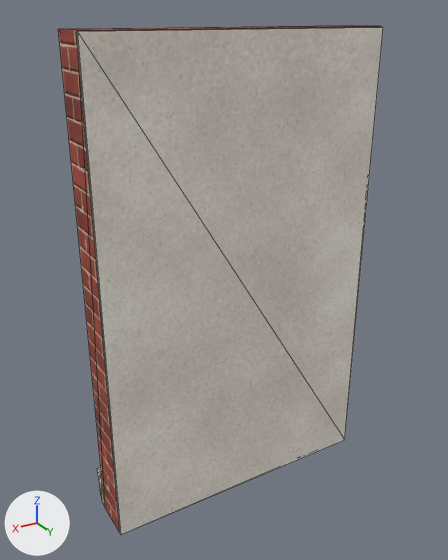
What one commit did to the glTF model kits/fabrica/pieces/o_u1_plain.glb.
One viewpoint serves both versions: a 50 mm lens placed at (2.05, 3.43, 3.03), pointed at (0.06, 0.1, 1.36). The lights are fixed; the arrows at lower left show +X, +Y and +Z. The older version comes first. Mesh edges are drawn as thin lines.

Before the edit, the objects in view are built like this:
```python
me_o_u1_plain_brick = bpy.data.meshes.new('o_u1_plain_brick')
me_o_u1_plain_brick.from_pydata(...)  # a box spanning x -1.0..1.0, y 0.0..0.28, z -0.25..2.95
me_o_u1_plain_brick.materials.append(mat_brick)
me_o_u1_plain_plaster = bpy.data.meshes.new('o_u1_plain_plaster')
me_o_u1_plain_plaster.from_pydata(...)  # a box spanning x -1.0..1.0, y 0.28..0.3, z -0.25..2.94
me_o_u1_plain_plaster.materials.append(mat_plaster)
ob_o_u1_plain_brick = bpy.data.objects.new('o_u1_plain_brick', me_o_u1_plain_brick)
ob_o_u1_plain_brick.location = (0.0, 0.0, 0.0)
ob_o_u1_plain_plaster = bpy.data.objects.new('o_u1_plain_plaster', me_o_u1_plain_plaster)
ob_o_u1_plain_plaster.location = (0.0, 0.0, 0.0)
```
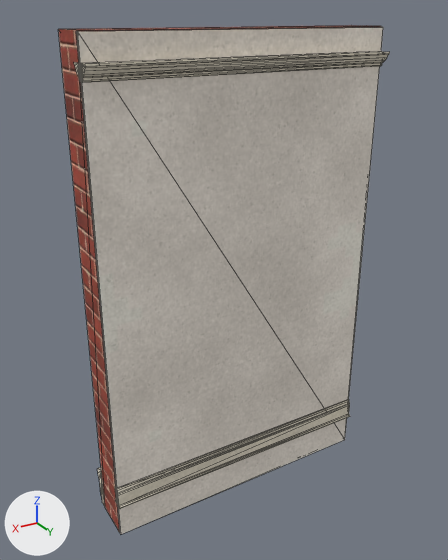
The edits, one by one:
Mesh me_molduras is new.
It has 88 vertices, 160 faces and spans x -1.0..1.0, y 0.2..0.38, z 0.0..2.8.
It uses material mat_trim.
Object 'molduras' (ob_molduras) is new; it shows me_molduras.
Its location is (0.0, 0.0, 0.0).

Where the change shows, as pixel boxes (x1, y1, x2, y2) in the pictures (448 x 560 px):
'molduras', added: after (74, 51, 390, 509)
